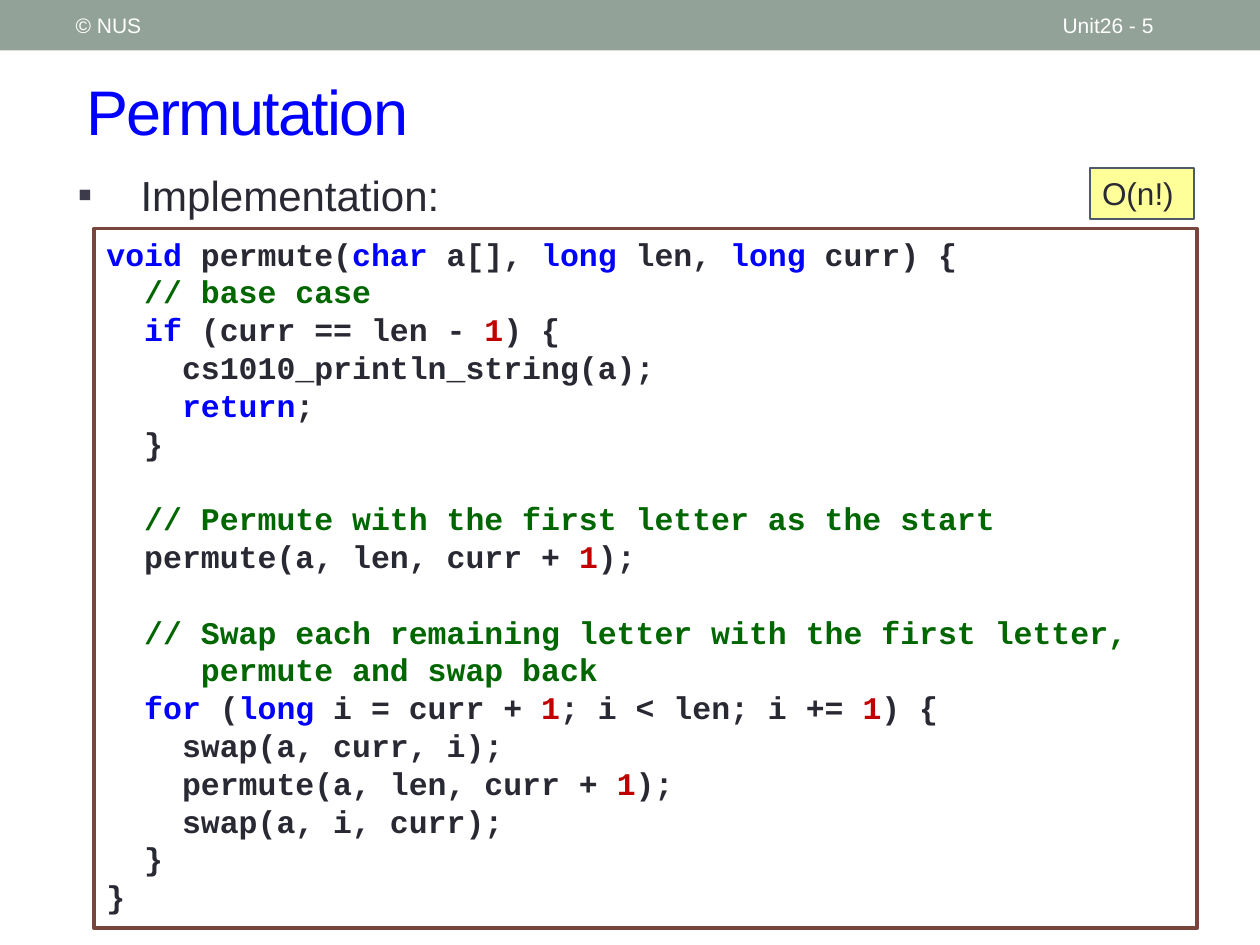
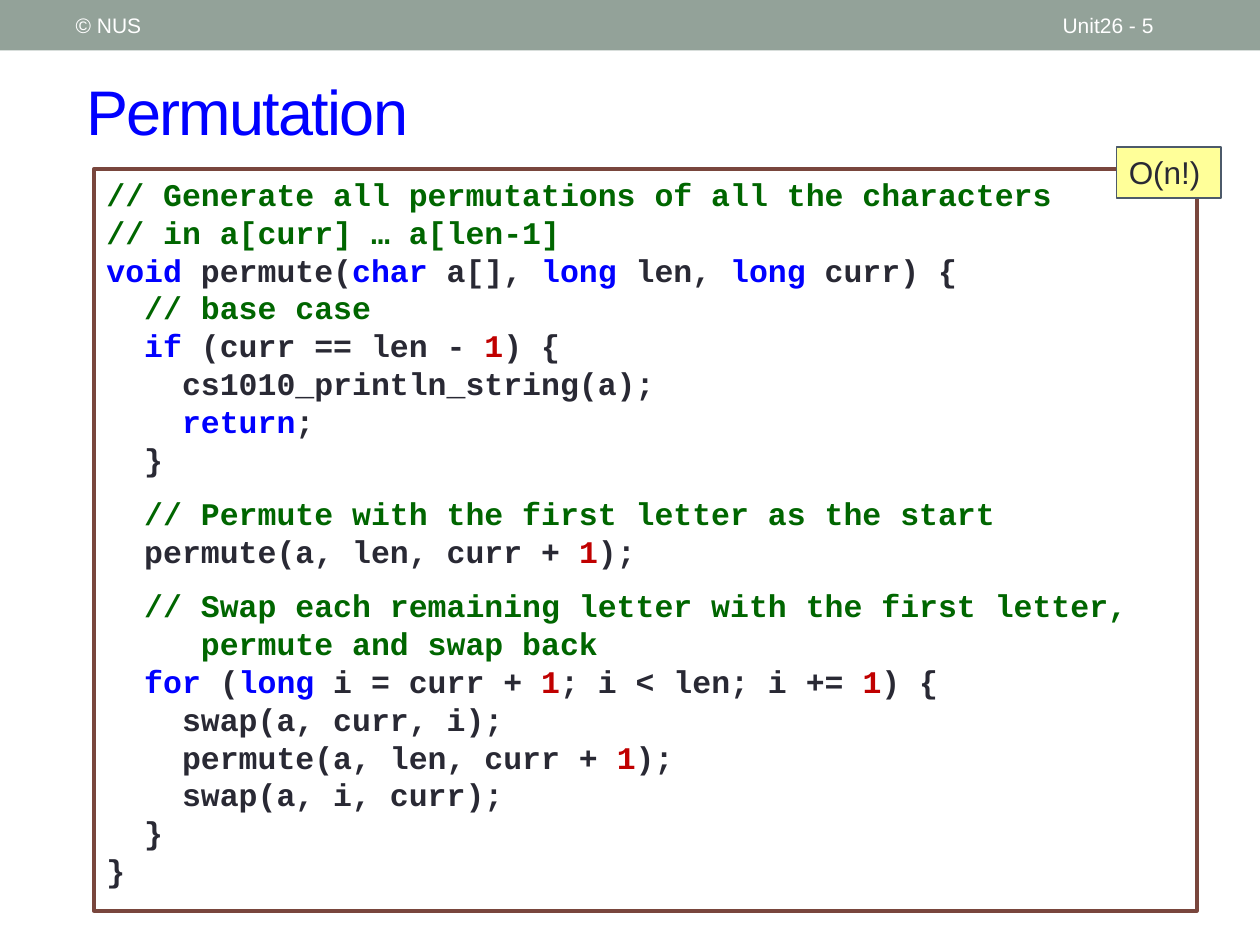
Before and after one commit to nus-cs1010-2021-s2/website, a slide deck: slide 5 of slides/Unit26_Permutation.pptx. Drawn at 1260x945 pixels with LibreOffice and Linux fonts; fonts in the diff are those of the drawing. Boxes give left, top, right and bottom in pixels: in the first picture for what was removed or moved away, otherwise in the second. Text is boxed around its words. In the diff, an @@ line names an element or a change of style, - is before the commit and + after.

```diff
--- a/slides/Unit26_Permutation.pptx
+++ b/slides/Unit26_Permutation.pptx
@@ rectangle "O(n!)": place and size @@
-rectangle "O(n!)" at <box>1090,168,1194,218</box>
+rectangle "O(n!)" at <box>1116,147,1221,198</box>
@@ rectangle "// Generate all permutations of ...": place and size @@
-rectangle "// Generate all permutations of ..." at <box>94,228,1197,927</box>
+rectangle "// Generate all permutations of ..." at <box>94,169,1197,911</box>
@@ text removed at <box>141,180,440,219</box> @@
-▪ Implementation:
@@ text in rectangle at <box>163,183,1051,251</box>: paragraph added @@
+// Generate all permutations of all the characters
+// in a[curr] … a[len-1]
```
Also in this commit, not shown: 5 other files.
